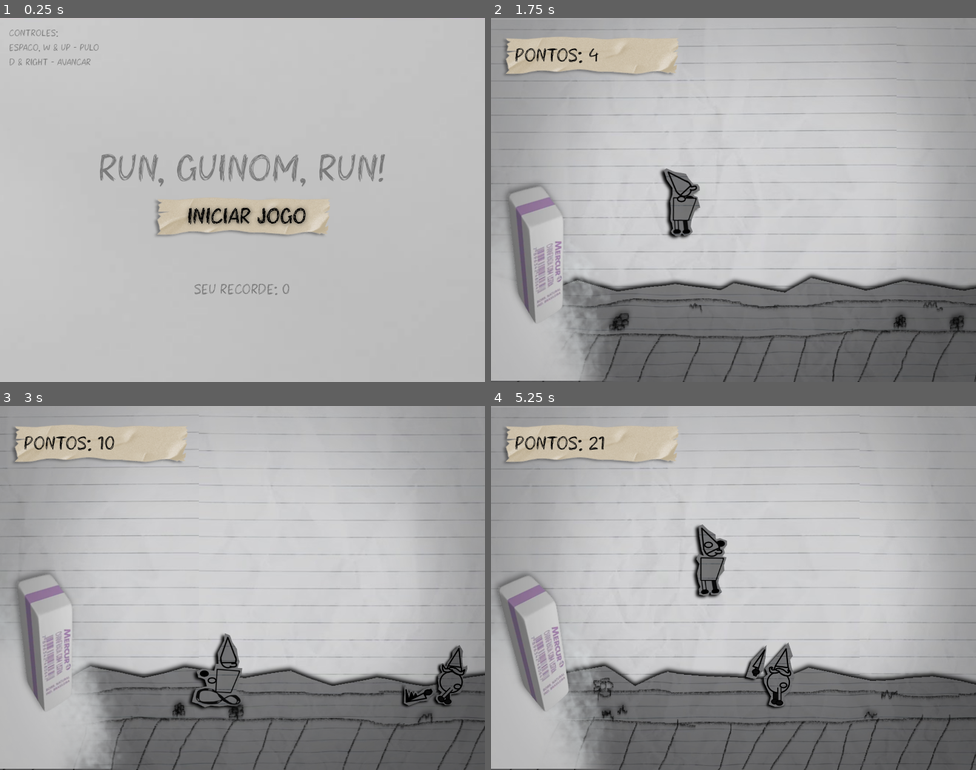
Above: before the commit, frames 1-4 (two rows, left to right).
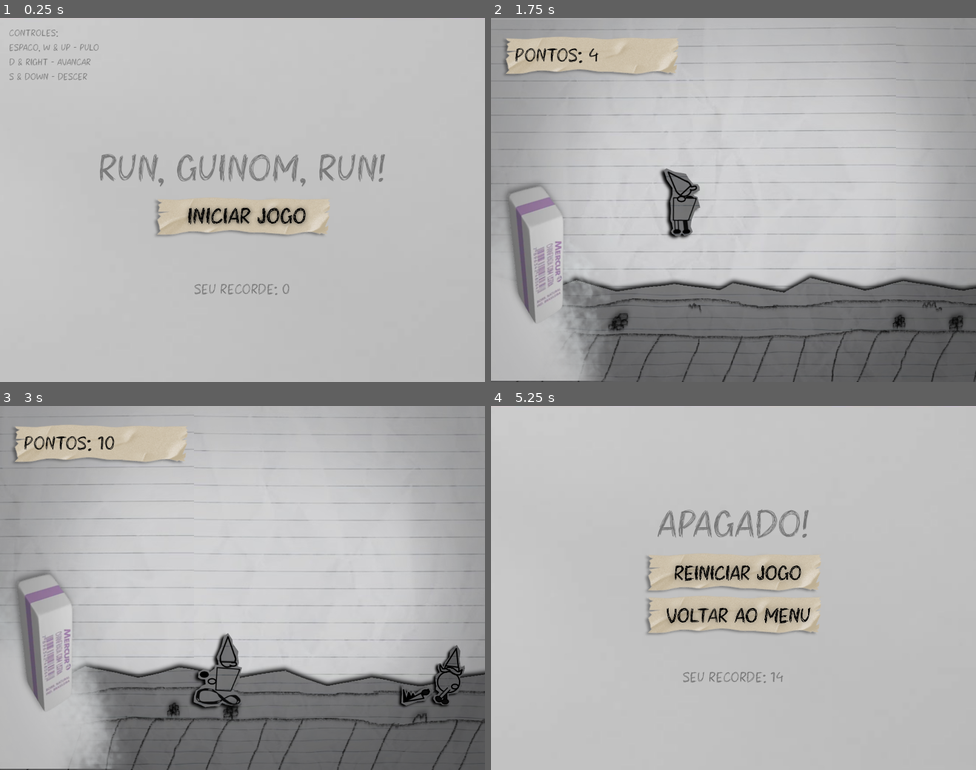
Above: after the commit, the same moments.

Repository: miguellaroque/Run-Guinom-Run-
Game: Godot game, scene res://scenes/main_menu.tscn
Same seed, same stepped clock (60 frames per second), same inputs: the game is played once before the commit and once after it.
Inputs (mouse positions are in pixels of both pictures, inside the frame that each line leads up to):
- Up to frame 1 (0.25 s): no input
- Up to frame 2 (1.75 s): click (733, 218) at 0.5 s; hold D (avancar) from 1.28 s (still down); tap S (cair, bound only after the commit) at 1.35 s; tap Space (pulo) at 1.52, 1.55 s
- Up to frame 3 (3 s): tap Space (pulo) at 1.82, 2.1, 2.27, 2.57 s; tap S (cair, bound only after the commit) at 2.3, 2.85 s; release D (avancar) at 2.78 s
- Up to frame 4 (5.25 s): tap Space (pulo) at 3.05, 3.77, 4.07, 4.35, 4.52, 4.82 s; hold D (avancar) 3.53-5 s; tap S (cair, bound only after the commit) at 3.6 s; click (733, 573) at 5.02 s

The runs differ from the first frame. In frame 1, 0.1% of the frame differs, in the area x 1-18%, y 15-18%; in frame 2, 0.5%; in frame 3, 3.0%; in frame 4, 50%, in the area x 0-100%, y 0-100%.

Commit message:
Adicionando comando de descer, ajustando velocidade, resolvendo bug de velocidade

Diff:
--- a/actors/guinom_player.tscn
+++ b/actors/guinom_player.tscn
@@ -73,7 +73,7 @@
 "duration": 1.0,
 "texture": SubResource("AtlasTexture_vy6os")
 }],
-"loop": 1,
+"loop": true,
 "name": &"corrida",
 "speed": 14.0
 }, {
@@ -132,7 +132,7 @@
 "duration": 1.0,
 "texture": SubResource("AtlasTexture_wg0vq")
 }],
-"loop": 0,
+"loop": false,
 "name": &"duplo_pulo",
 "speed": 10.0
 }, {
@@ -191,7 +191,7 @@
 "duration": 1.0,
 "texture": SubResource("AtlasTexture_wg0vq")
 }],
-"loop": 0,
+"loop": false,
 "name": &"pulo",
 "speed": 10.0
 }]
@@ -241,7 +241,7 @@
 "duration": 1.0,
 "texture": SubResource("AtlasTexture_ddems")
 }],
-"loop": 1,
+"loop": true,
 "name": &"default",
 "speed": 12.0
 }, {
@@ -270,7 +270,7 @@
 "duration": 1.0,
 "texture": SubResource("AtlasTexture_ddems")
 }],
-"loop": 0,
+"loop": false,
 "name": &"explosao",
 "speed": 12.0
 }]
--- a/project.godot
+++ b/project.godot
@@ -40,6 +40,12 @@
 , Object(InputEventKey,"resource_local_to_scene":false,"resource_name":"","device":-1,"window_id":0,"alt_pressed":false …(186 unchanged characters)…
 ]
 }
+cair={
+"deadzone": 0.2,
+"events": [Object(InputEventKey,"resource_local_to_scene":false,"resource_name":"","device":-1,"window_id":0,"alt_pressed":false,"shift_pressed":false,"ctrl_pressed":false,"meta_pressed":false,"pressed":false,"keycode":0,"physical_keycode":83,"key_label":0,"unicode":115,"location":0,"echo":false,"script":null)
+, Object(InputEventKey,"resource_local_to_scene":false,"resource_name":"","device":-1,"window_id":0,"alt_pressed":false,"shift_pressed":false,"ctrl_pressed":false,"meta_pressed":false,"pressed":false,"keycode":0,"physical_keycode":4194322,"key_label":0,"unicode":0,"location":0,"echo":false,"script":null)
+]
+}
 
 [physics]
 
--- a/scenes/level.tscn
+++ b/scenes/level.tscn
@@ -2,18 +2,18 @@
 
 [ext_resource type="Script" uid="uid://c2q4f8ii4nui5" path="res://scripts/anim_level.gd" id="1_w8frs"]
 [ext_resource type="Texture2D" uid="uid://b43xhg2a7bxmi" path="res://sprites/FundoPapel.png" id="2_mx8sn"]
-[ext_resource type="Texture2D" uid="uid://cjb3o0ed4ysmv" path="res://sprites/Chão/GuinomChãoNormal1.png" id="3_8iemx"]
-[ext_resource type="Texture2D" uid="uid://csx76ddimkcho" path="res://sprites/Chão/GuinomChãoNormal2.png" id="4_64w2a"]
-[ext_resource type="Texture2D" uid="uid://c8f0e8g7chojb" path="res://sprites/Chão/GuinomChãoNormal3.png" id="5_fpun6"]
-[ext_resource type="Texture2D" uid="uid://wsvv4gyx03i" path="res://sprites/Chão/GuinomChãoNormal4.png" id="6_wc255"]
-[ext_resource type="Texture2D" uid="uid://swigvakt662i" path="res://sprites/Chão/GuinomChãoNormal5.png" id="7_arp2o"]
+[ext_resource type="Texture2D" uid="uid://cjb3o0ed4ysmv" path="res://sprites/chão/GuinomChãoNormal1.png" id="3_8iemx"]
+[ext_resource type="Texture2D" uid="uid://csx76ddimkcho" path="res://sprites/chão/GuinomChãoNormal2.png" id="4_64w2a"]
+[ext_resource type="Texture2D" uid="uid://c8f0e8g7chojb" path="res://sprites/chão/GuinomChãoNormal3.png" id="5_fpun6"]
+[ext_resource type="Texture2D" uid="uid://wsvv4gyx03i" path="res://sprites/chão/GuinomChãoNormal4.png" id="6_wc255"]
+[ext_resource type="Texture2D" uid="uid://swigvakt662i" path="res://sprites/chão/GuinomChãoNormal5.png" id="7_arp2o"]
 [ext_resource type="PackedScene" uid="uid://c4g1kpe0bgs8o" path="res://actors/guinom_player.tscn" id="8_64w2a"]
-[ext_resource type="Texture2D" uid="uid://cpt61ap5j1xvw" path="res://sprites/Chão/GuinomChãoFlores1.png" id="8_ux5qa"]
-[ext_resource type="Texture2D" uid="uid://bk03ouq23nvhu" path="res://sprites/Chão/GuinomChãoFlores2.png" id="9_82cfe"]
+[ext_resource type="Texture2D" uid="uid://cpt61ap5j1xvw" path="res://sprites/chão/GuinomChãoFlores1.png" id="8_ux5qa"]
+[ext_resource type="Texture2D" uid="uid://bk03ouq23nvhu" path="res://sprites/chão/GuinomChãoFlores2.png" id="9_82cfe"]
 [ext_resource type="Script" uid="uid://dk6v6m2mc523o" path="res://scripts/spawner.gd" id="9_fpun6"]
-[ext_resource type="Texture2D" uid="uid://441yg5hmpps1" path="res://sprites/Chão/GuinomChãoFlores3.png" id="10_gunhw"]
-[ext_resource type="Texture2D" uid="uid://cqix4052welpr" path="res://sprites/Chão/GuinomChãoFlores4.png" id="11_8gofh"]
-[ext_resource type="Texture2D" uid="uid://wmdmsnu3tmu8" path="res://sprites/Chão/GuinomChãoFlores5.png" id="12_h6wmr"]
+[ext_resource type="Texture2D" uid="uid://441yg5hmpps1" path="res://sprites/chão/GuinomChãoFlores3.png" id="10_gunhw"]
+[ext_resource type="Texture2D" uid="uid://cqix4052welpr" path="res://sprites/chão/GuinomChãoFlores4.png" id="11_8gofh"]
+[ext_resource type="Texture2D" uid="uid://wmdmsnu3tmu8" path="res://sprites/chão/GuinomChãoFlores5.png" id="12_h6wmr"]
 
 [sub_resource type="SpriteFrames" id="SpriteFrames_pqd0y"]
 animations = [{
--- a/scenes/main_game.tscn
+++ b/scenes/main_game.tscn
@@ -8,8 +8,8 @@
 [ext_resource type="FontFile" uid="uid://ckcnxfhwmwhse" path="res://fonts/Chaos Aura.otf" id="4_0rdsr"]
 [ext_resource type="Texture2D" uid="uid://b7qv2q6540uvy" path="res://sprites/transição/papel_fechando00.png" id="6_cp8wt"]
 [ext_resource type="Texture2D" uid="uid://blflno87a83i1" path="res://sprites/transição/papel_fechando01.png" id="7_1w5q7"]
-[ext_resource type="Texture2D" uid="uid://cco55ftqd5ufg" path="res://sprites/Borracha/borracha1.png" id="7_70vka"]
-[ext_resource type="Texture2D" uid="uid://b0buhpocxp7pj" path="res://sprites/Borracha/borracha2.png" id="8_2l77h"]
+[ext_resource type="Texture2D" uid="uid://cco55ftqd5ufg" path="res://sprites/borracha/borracha1.png" id="7_70vka"]
+[ext_resource type="Texture2D" uid="uid://b0buhpocxp7pj" path="res://sprites/borracha/borracha2.png" id="8_2l77h"]
 [ext_resource type="Texture2D" uid="uid://cpxchqm6p7tc4" path="res://sprites/transição/papel_fechando02.png" id="8_ssxou"]
 [ext_resource type="Texture2D" uid="uid://bmuocq5w3fv6n" path="res://sprites/transição/papel_fechando03.png" id="9_jm67w"]
 [ext_resource type="Texture2D" uid="uid://b12egemg5adwa" path="res://sprites/transição/papel_fechando04.png" id="10_trxsc"]
--- a/scenes/main_menu.tscn
+++ b/scenes/main_menu.tscn
@@ -70,7 +70,8 @@
 theme_override_fonts/font = ExtResource("3_tbmy8")
 text = "CONTROLES:
 Espaço, W & Up - Pulo
-D & Right - Avançar"
+D & Right - Avançar
+S & Down - Descer"
 
 [node name="Fade" type="TextureRect" parent="." unique_id=1733132051]
 layout_mode = 0
--- a/scripts/global_var.gd
+++ b/scripts/global_var.gd
@@ -1,14 +1,18 @@
 extends Node
 
+# Constantes
+const default_vel_mundo = 300.0
+const default_vel_inimigo = 350.0
+
 # Variáveis de velocidade do mundo
-var vel_mundo = 300.0
-var velMax_mundo = 700.0
-var accel_mundo = 2.0
+var vel_mundo = default_vel_mundo
+var velMax_mundo = 1000.0
+var accel_mundo = 6.0
 
 # Variáveis de velocidade dos inimigos
-var vel_inimigo = 350.0
-var velMax_inimigo = 750.0
-var accel_inimigo = 2.0
+var vel_inimigo = default_vel_inimigo
+var velMax_inimigo = 1050.0
+var accel_inimigo = 6.0
 
 # Variáveis player
 var morto = false
--- a/scripts/level.gd
+++ b/scripts/level.gd
@@ -22,6 +22,9 @@
 		GlobalVar.vel_mundo += GlobalVar.accel_mundo * delta
 
 func morreu():
+	GlobalVar.vel_mundo = GlobalVar.default_vel_mundo
+	GlobalVar.vel_inimigo = GlobalVar.default_vel_inimigo
+
 	if pontos > GlobalVar.recorde:
 		GlobalVar.recorde = pontos
 
--- a/scripts/player.gd
+++ b/scripts/player.gd
@@ -32,6 +32,9 @@
 		if !is_on_floor():
 			pulo_duplo = true
 
+	if Input.is_action_just_pressed("cair") and (!is_on_floor()):
+		velocity.y = forca_pulo
+
 	# Mudar de posição
 	if Input.is_action_pressed("avancar"):
 		avanco_player = 420
Not shown, added: export_presets.cfg
